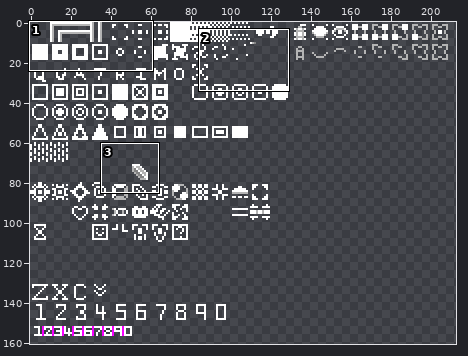
File history of a sprite sheet, Quatrimo/Content/atlas.png. The picture above shows the old version from afar; the outline marks the close-up.
Close-up. Before the edit:
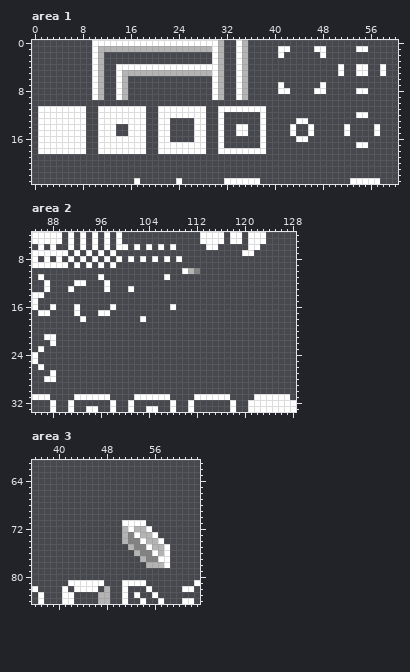
The file is 256x256 pixels. Shown: area 1: x 0..60, y 0..23; area 2: x 85..128, y 4..33; area 3: x 36..63, y 61..84. The wide view leaves out empty margins.
The same view after the edit:
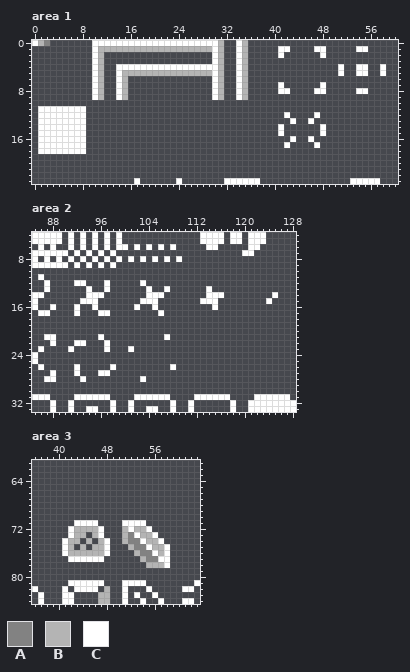
Palette (. is transparent): A #828282  B #b4b4b4  C #ffffff
The exact change:
Area 1:
y 0: x 0..2 ... -> CBA
y 11: x 11..18 CCCCCCCC -> ........; x 21..28 CCCCCCCC -> ........; x 31..38 CCCCCCCC -> ........
y 12: x 11..18 CCCCCCCC -> ........; x 21..28 CCCCCCCC -> ........; x 31 C -> .; x 38 C -> .; x 42 . -> C; x 47 . -> C; x 54..55 CC -> ..
y 13: x 11..18 CCCCCCCC -> ........; x 21..22 CC -> ..; x 27..28 CC -> ..; x 31 C -> .; x 38 C -> .; x 43..46 .CC. -> C..C
y 14..15: x 11..13 CCC -> ...; x 16..18 CCC -> ...; x 21..22 CC -> ..; x 27..28 CC -> ..; x 31 C -> .; x 34..35 CC -> ..; x 38 C -> .; x 41 . -> C; x 43 C -> .; x 46 C -> .; x 48 . -> C; x 52 C -> .; x 57 C -> .
y 16: x 11..18 CCCCCCCC -> ........; x 21..22 CC -> ..; x 27..28 CC -> ..; x 31 C -> .; x 38 C -> .; x 43..46 .CC. -> C..C
y 17: x 11..18 CCCCCCCC -> ........; x 21..28 CCCCCCCC -> ........; x 31 C -> .; x 38 C -> .; x 42 . -> C; x 47 . -> C; x 54..55 CC -> ..
y 18: x 11..18 CCCCCCCC -> ........; x 21..28 CCCCCCCC -> ........; x 31..38 CCCCCCCC -> ........
Area 2:
y 10: x 110..112 CBA -> ...
y 11: x 96 C -> .; x 107 C -> .
y 12: x 103 . -> C
y 13: x 91 C -> .; x 94 . -> C; x 101 C -> .; x 104 . -> C; x 107 . -> C; x 114 . -> C
y 14: x 94..96 ... -> CCC; x 104..106 ... -> CCC; x 114..116 ... -> CCC; x 125 . -> C
y 15: x 93..95 ... -> CCC; x 103..105 ... -> CCC; x 113..115 ... -> CCC; x 124 . -> C
y 16: x 95 . -> C; x 98 C -> .; x 102 . -> C; x 105 . -> C; x 108 C -> .; x 115 . -> C
y 17: x 106 . -> C
y 18: x 93 C -> .; x 103 C -> .
y 21: x 96 . -> C; x 107 . -> C
y 22: x 92..93 .. -> CC; x 97 . -> C
y 23: x 91 . -> C; x 97 . -> C; x 101 . -> C
y 26: x 92 . -> C; x 98 . -> C; x 108 . -> C
y 27: x 92 . -> C; x 96..97 .. -> CC
y 28: x 93 . -> C; x 103 . -> C
Area 3:
y 71: x 43..46 .... -> CCCC
y 72: x 42..47 ...... -> CBBBBC
y 73: x 42..44 ... -> CBB; x 46..47 .. -> BC
y 74: x 41..43 ... -> CBB; x 45 . -> B; x 47..48 .. -> BC
y 75: x 41..42 .. -> CB; x 44 . -> B; x 46..48 ... -> BBC
y 76: x 41..48 ........ -> CBBBBBBC
y 77: x 42..47 ...... -> CCCCCC
Pixel boxes of the changes (left, top, right, bottom) in both close-ups:
added: (32, 40, 50, 46)
changed: (98, 106, 380, 154)
changed: (68, 268, 224, 382)
added: (266, 292, 278, 304)
added: (62, 520, 110, 562)
